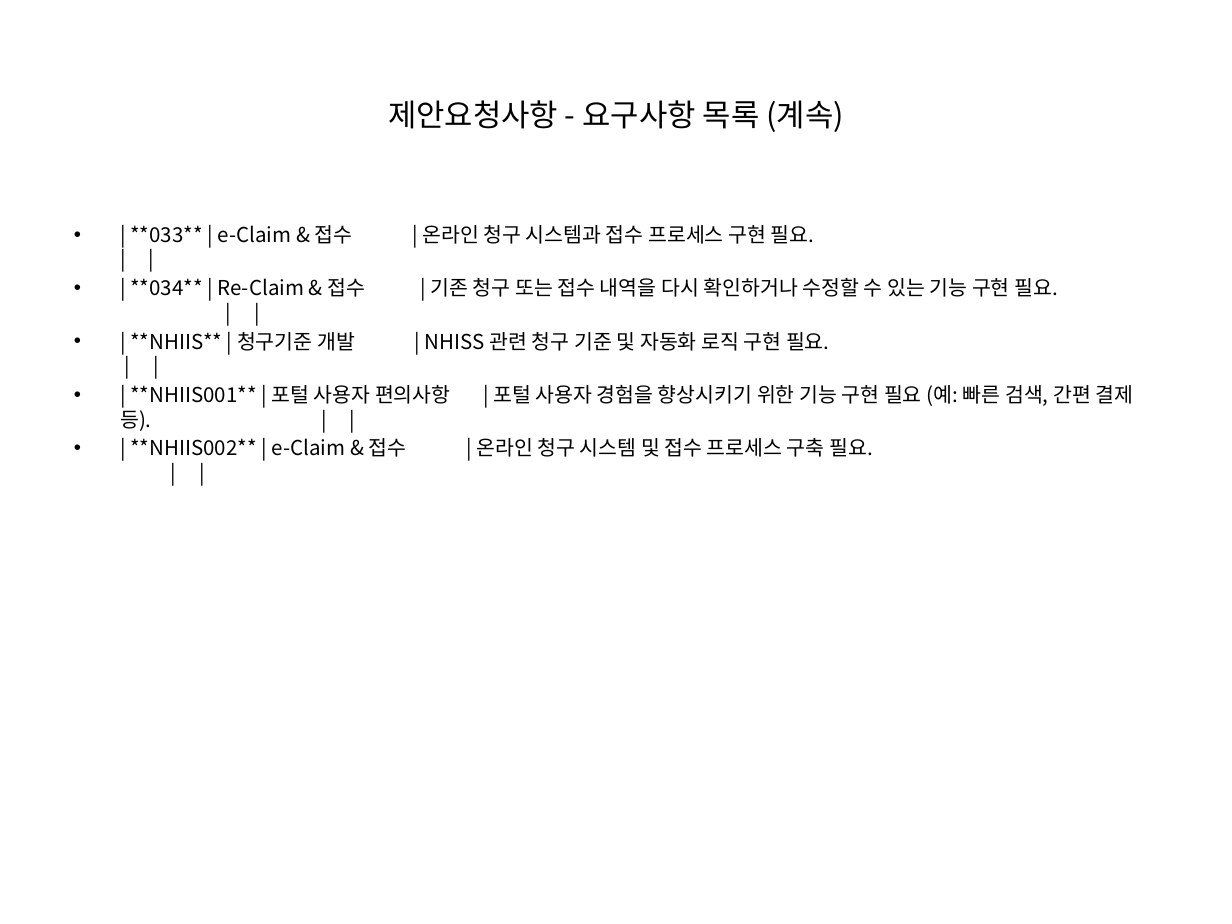
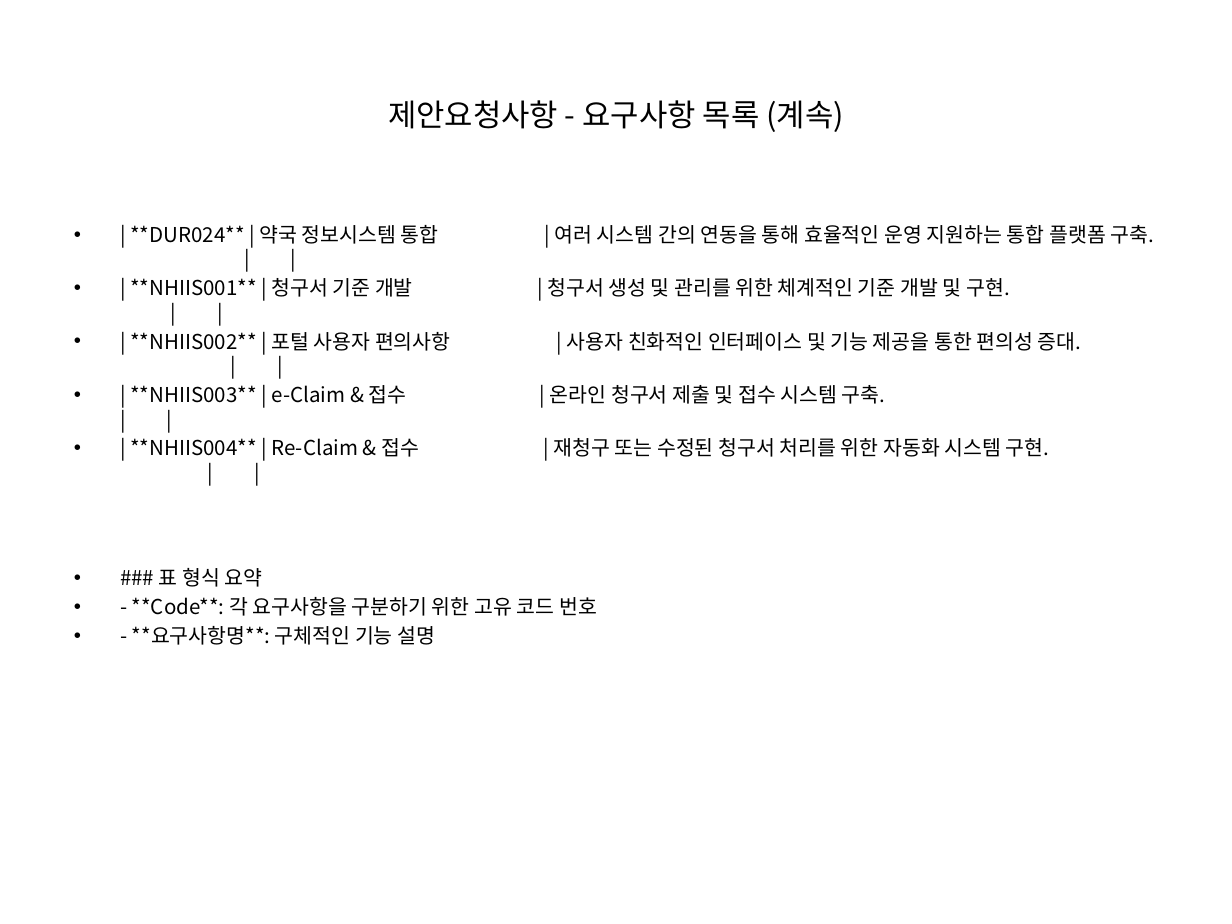
Before and after one commit to anskong/llm_mission, a slide deck: slide 28 of generated_ppt.pptx (slide 21 before the commit). Drawn at 1232x924 pixels with LibreOffice and Linux fonts; fonts in the diff are those of the drawing. Boxes give left, top, right and bottom in pixels: in the first picture for what was removed or moved away, otherwise in the second. Text is boxed around its words. In the diff, an @@ line names an element or a change of style, - is before the commit and + after.

```diff
--- a/generated_ppt.pptx
+++ b/generated_ppt.pptx
@@ text at <box>130,225,1155,645</box>: text changed @@
-• | **033** | e-Claim & 접수 | 온라인 청구 시스템과 접수 프로세스 구현 필요. | |
-• | **034** | Re-Claim & 접수 | 기존 청구 또는 접수 내역을 다시 확인하거나 수정할 수 있는 기능 구현 필요. | |
-• | **NHIIS** | 청구기준 개발 | NHISS 관련 청구 기준 및 자동화 로직 구현 필요. | |
-• | **NHIIS001** | 포털 사용자 편의사항 | 포털 사용자 경험을 향상시키기 위한 기능 구현 필요 (예: 빠른 검색, 간편 결제 등). | |
-• | **NHIIS002** | e-Claim & 접수 | 온라인 청구 시스템 및 접수 프로세스 구축 필요. | |
+• | **DUR024** | 약국 정보시스템 통합 | 여러 시스템 간의 연동을 통해 효율적인 운영 지원하는 통합 플랫폼 구축. | |
+• | **NHIIS001** | 청구서 기준 개발 | 청구서 생성 및 관리를 위한 체계적인 기준 개발 및 구현. | |
+• | **NHIIS002** | 포털 사용자 편의사항 | 사용자 친화적인 인터페이스 및 기능 제공을 통한 편의성 증대. | |
+• | **NHIIS003** | e-Claim & 접수 | 온라인 청구서 제출 및 접수 시스템 구축. | |
+• | **NHIIS004** | Re-Claim & 접수 | 재청구 또는 수정된 청구서 처리를 위한 자동화 시스템 구현. | |
+• ### 표 형식 요약
+• - **Code**: 각 요구사항을 구분하기 위한 고유 코드 번호
+• - **요구사항명**: 구체적인 기능 설명
```
Also in this commit, not shown: 20 other slides changed, 7 slides added, 5 other files.
